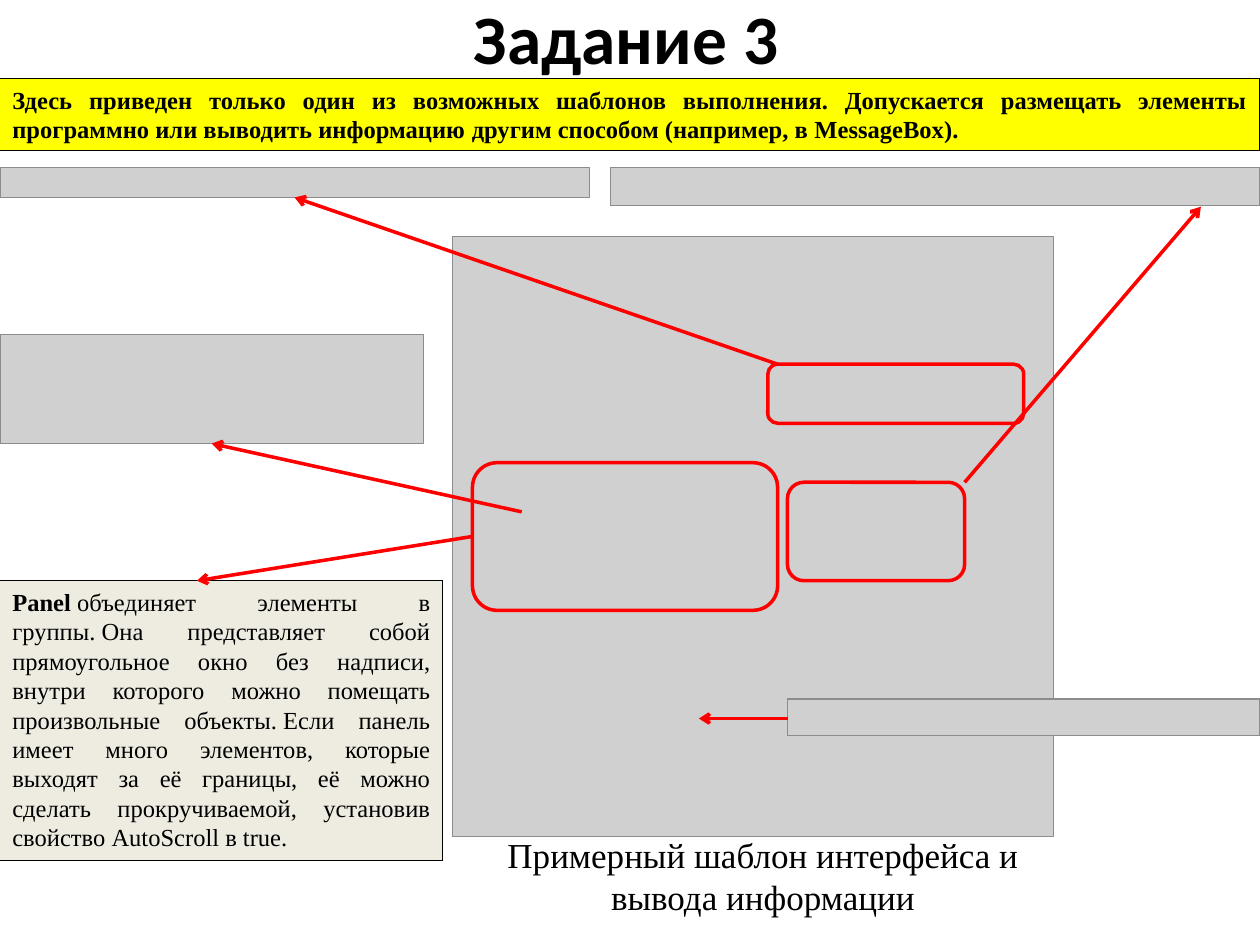
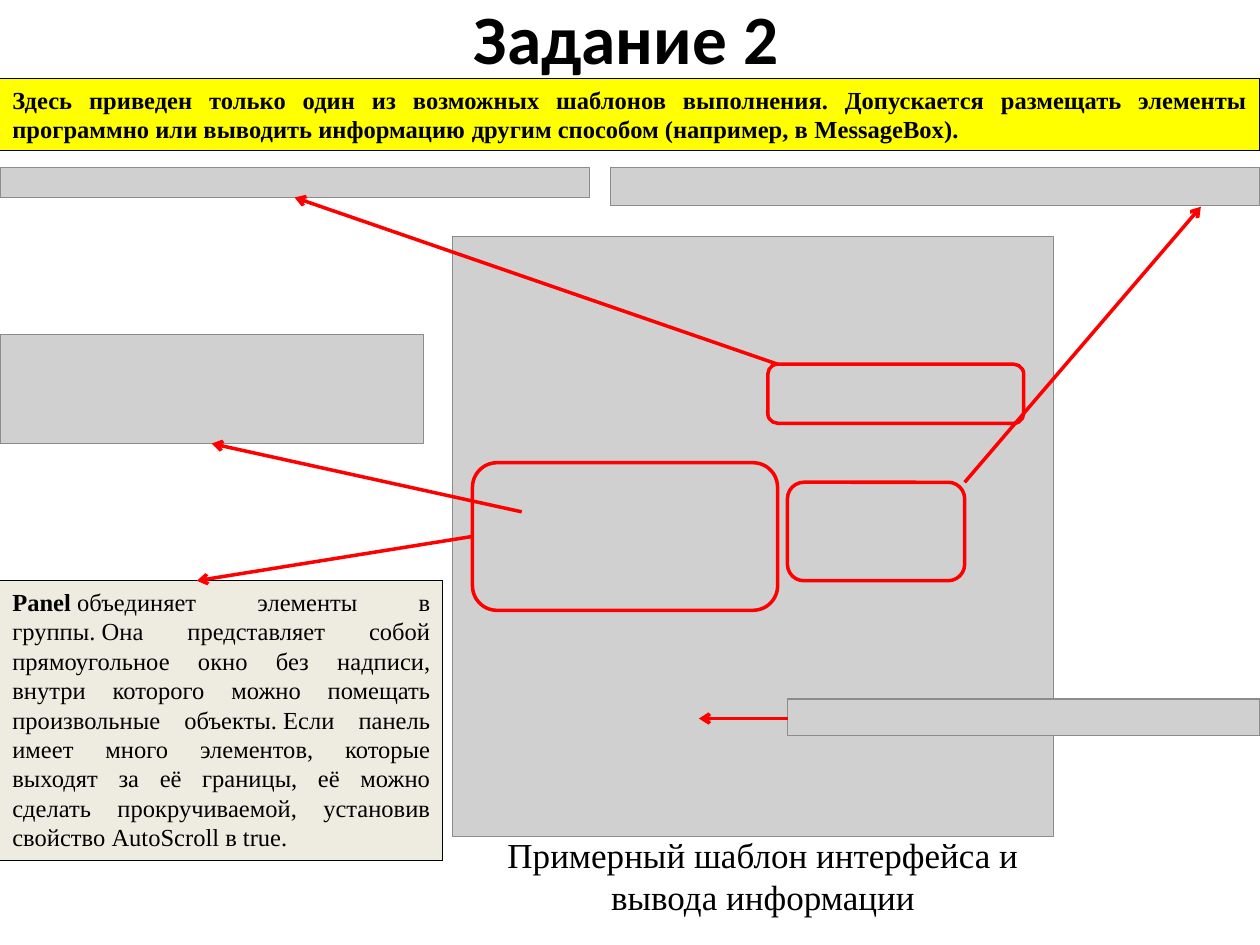
Before and after one commit to mbdatateach/site, a slide deck: slide 9 of 3испсп/технологии программирования/1 Знакомство.pptx (slide 13 before the commit). Drawn at 1260x945 pixels with LibreOffice and Linux fonts; fonts in the diff are those of the drawing; grey boxes stand for pictures. Boxes give left, top, right and bottom in pixels: in the first picture for what was removed or moved away, otherwise in the second. Text is boxed around its words. In the diff, an @@ line names an element or a change of style, - is before the commit and + after.

```diff
--- a/3испсп/технологии программирования/1 Знакомство.pptx
+++ b/3испсп/технологии программирования/1 Знакомство.pptx
@@ title at bbox=[474, 18, 778, 82]: text changed @@
-Задание 3
+Задание 2
```
Also in this commit, not shown: 5 other slides changed, 4 slides removed, 12 other files.
